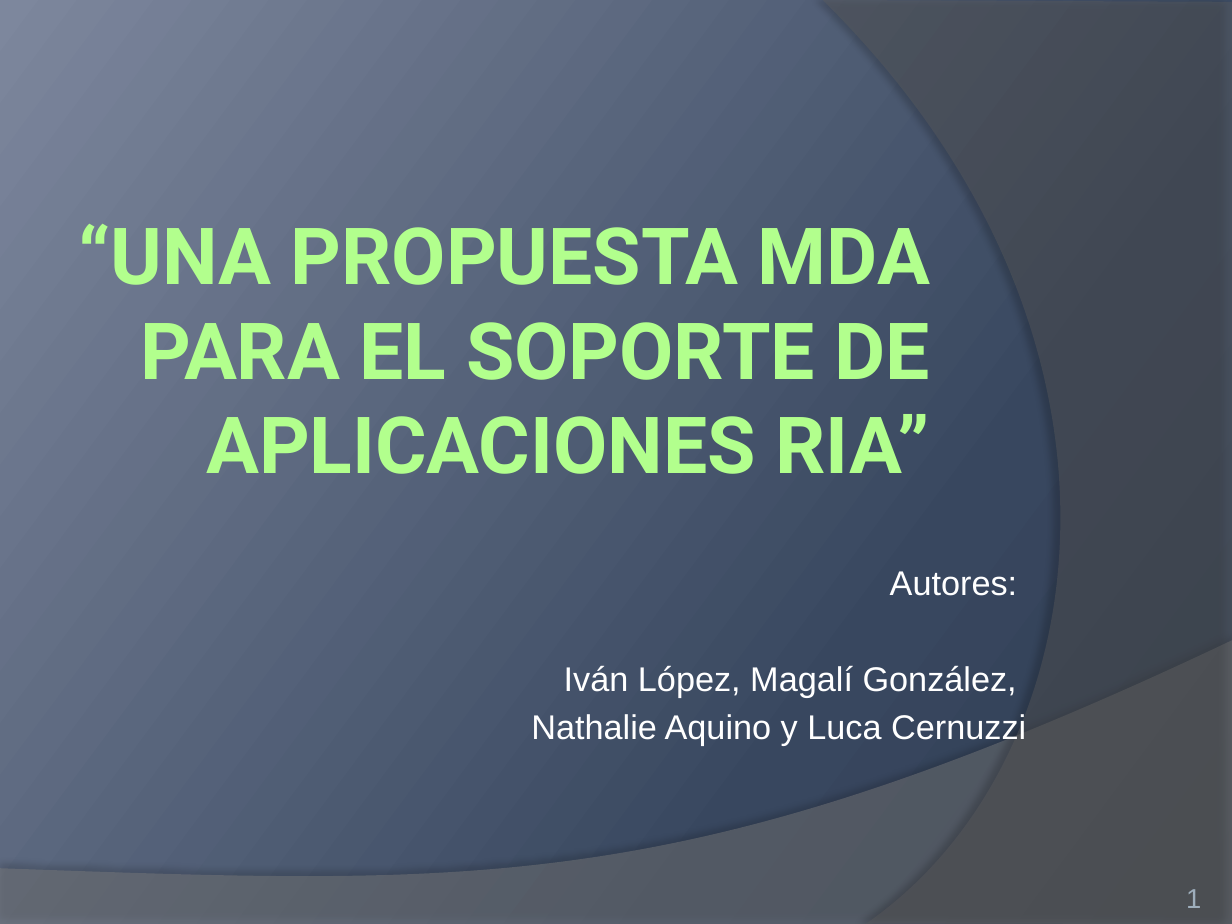
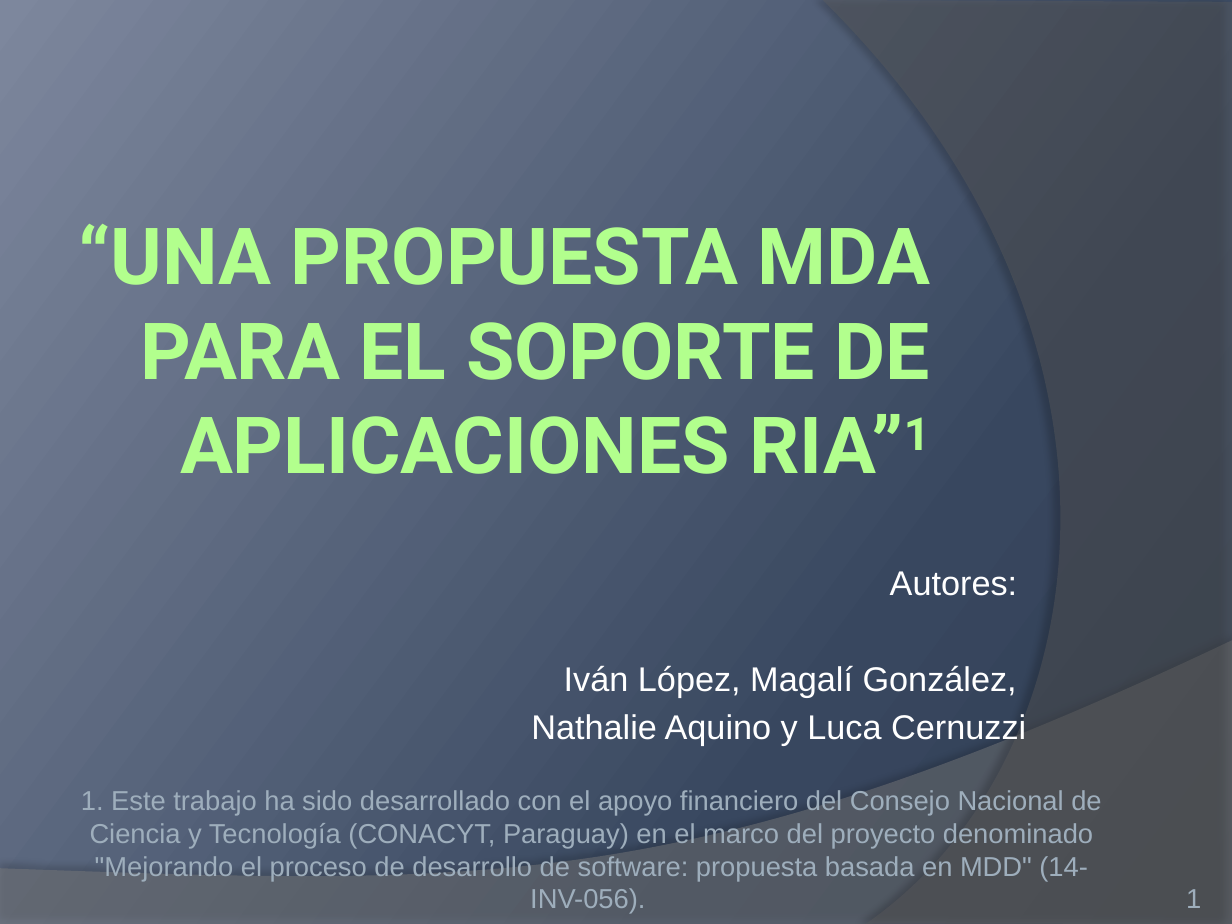
Before and after one commit to ivalop81/Metamodelo-Cybse2016, a slide deck: slide 1 of Presentacion final .pptx. Drawn at 1232x924 pixels with LibreOffice and Linux fonts; fonts in the diff are those of the drawing. Boxes give left, top, right and bottom in pixels: in the first picture for what was removed or moved away, otherwise in the second. Text is boxed around its words. In the diff, an @@ line names an element or a change of style, - is before the commit and + after.

```diff
--- a/Presentacion final .pptx
+++ b/Presentacion final .pptx
@@ title at <box>78,224,930,474</box>: text changed @@
-“UNA PROPUESTA MDA PARA EL SOPORTE DE APLICACIONES RIA”
+“UNA PROPUESTA MDA PARA EL SOPORTE DE APLICACIONES RIA”1
@@ text added at <box>81,790,1101,914</box>, 16 pt, text #9EAFBD @@
+1. Este trabajo ha sido desarrollado con el apoyo financiero del Consejo Nacional de Ciencia y Tecnología (CONACYT, Paraguay) en el marco del proyecto denominado "Mejorando el proceso de desarrollo de software: propuesta basada en MDD" (14-INV-056).
```
Also in this commit, not shown: 7 other slides changed, 1 slide removed, 7 other files.
